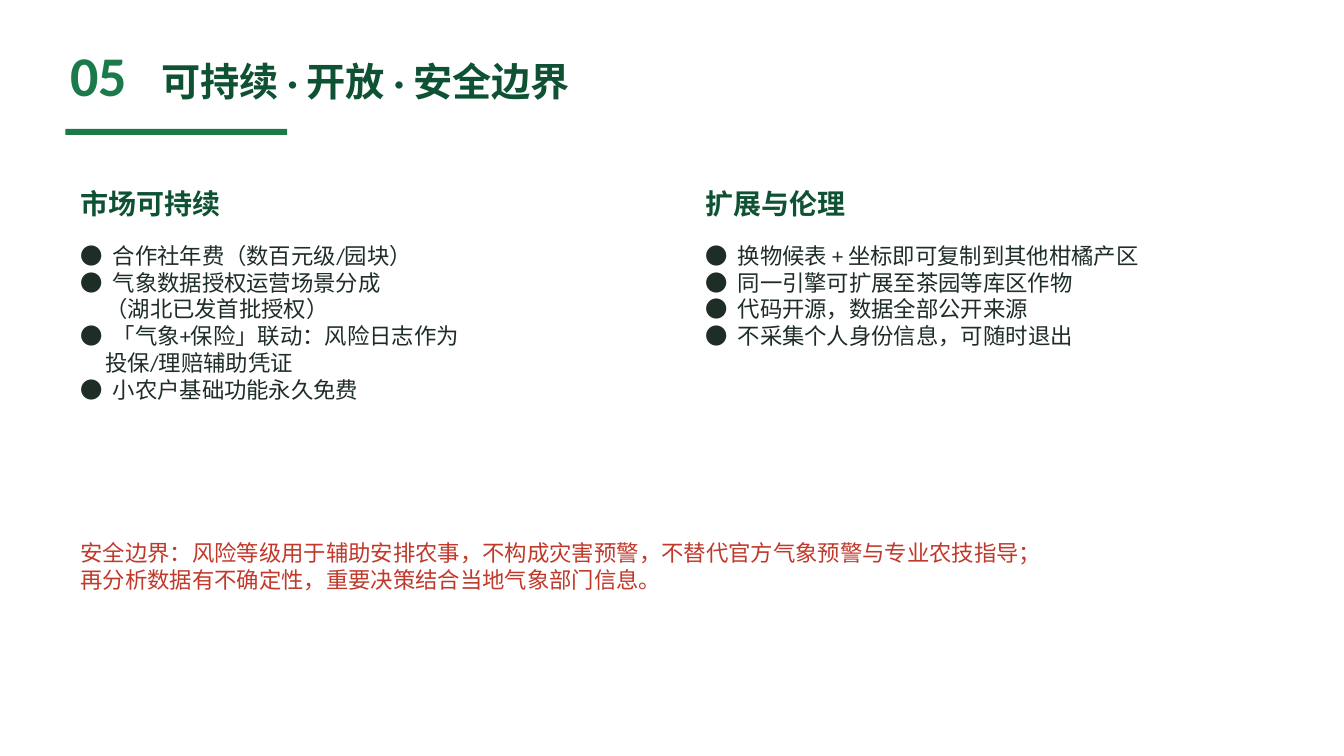
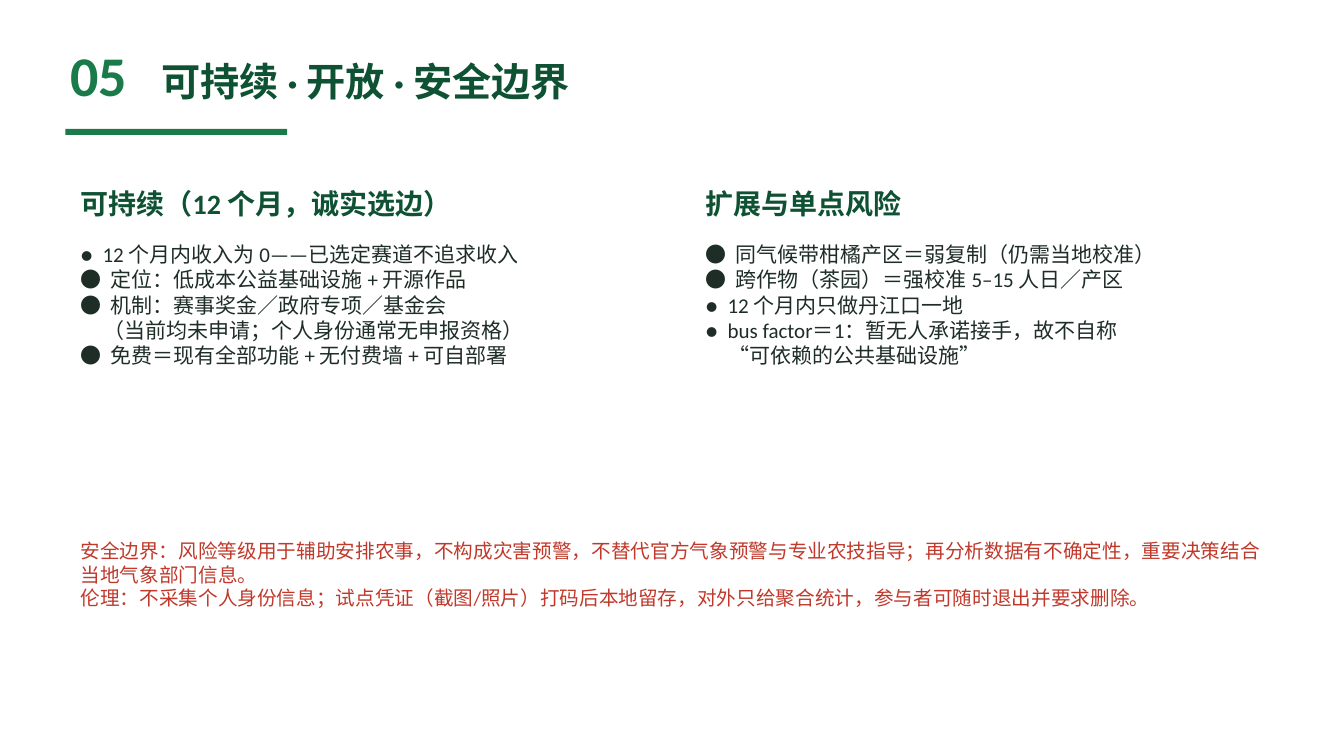
Before and after one commit to Pawnnwap/danju-zhihan, a slide deck: slide 6 of 丹橘知旱-参赛PPT.pptx. Drawn at 1344x756 pixels with LibreOffice and Linux fonts; fonts in the diff are those of the drawing. Boxes give left, top, right and bottom in pixels: in the first picture for what was removed or moved away, otherwise in the second. Text is boxed around its words. In the diff, an @@ line names an element or a change of style, - is before the commit and + after.

Commit message:
R3 对抗迭代：等价性闸门与十年基线落地，材料按评委质询逐条回写
- parity_check：JS↔Python 442 天逐日对拍 + 23 组阈值边界合成用例 + 物候表全年无洞（含闰日）
- 修真 bug：rain30 取整口径分叉、热害死分支、缺测日使干旱虚高（改为窗口不满30天不判级）、
  幼果期低温分级缺失致跨期跳两档、闰日 2/29 落兜底
- backtest.py 扩为四类风险镜像 + --fixture 离线复算 + --check 头条数字回归闸门
- 输入序列冻结入库（2016-2025 共3653天，记录实际格点与拉取时间），评审可离线复算
- baseline_stats：十年提示负担基线；休眠期照判则89.8%天数带级（证明不出级是噪声控制）；
  ET0 水分亏缺试验——直接OR并入会使膨大期重级由0天/年升至38天/年，故按物候期定标列入试点
- 时效归因不抢功：2022 首个重级由单日≥39℃触发，连续升级另贡献3天且在峰值之后
- app.js：12s超时+重试+返回契约校验、archive/forecast 分别降级、LLM与用户输入 HTML 转义、
  上下文补未来7天；smoke_app 烟测 load() 全流程
- docs/01-03+README+PPT 同步更正；Open-Meteo 免费层非商业条款与收费后成本入档；
  12个月收入为0、bus factor=1、退场触达边界、外部性分级确认回路、试点前置协议与凭证留存规则

```diff
--- a/丹橘知旱-参赛PPT.pptx
+++ b/丹橘知旱-参赛PPT.pptx
@@ text at box(80, 190, 451, 218): text changed @@
-市场可持续
+可持续（12 个月，诚实选边）
@@ text at box(705, 190, 901, 217): text changed @@
-扩展与伦理
+扩展与单点风险
@@ text at box(103, 244, 524, 365): text changed; size 16 to 15 pt @@
-● 合作社年费（数百元级/园块）
-● 气象数据授权运营场景分成
-（湖北已发首批授权）
-● 「气象+保险」联动：风险日志作为
-投保/理赔辅助凭证
-● 小农户基础功能永久免费
+● 12 个月内收入为 0——已选定赛道不追求收入
+● 定位：低成本公益基础设施 + 开源作品
+● 机制：赛事奖金／政府专项／基金会
+（当前均未申请；个人身份通常无申报资格）
+● 免费＝现有全部功能 + 无付费墙 + 可自部署
@@ text at box(728, 244, 1156, 365): text changed; size 16 to 15 pt @@
-● 换物候表 + 坐标即可复制到其他柑橘产区
-● 同一引擎可扩展至茶园等库区作物
-● 代码开源，数据全部公开来源
-● 不采集个人身份信息，可随时退出
+● 同气候带柑橘产区＝弱复制（仍需当地校准）
+● 跨作物（茶园）＝强校准 5–15 人日／产区
+● 12 个月内只做丹江口一地
+● bus factor＝1：暂无人承诺接手，故不自称
+“可依赖的公共基础设施”
@@ text at box(80, 541, 1259, 608): text changed; size 16 to 14 pt @@
-安全边界：风险等级用于辅助安排农事，不构成灾害预警，不替代官方气象预警与专业农技指导；
-再分析数据有不确定性，重要决策结合当地气象部门信息。
+安全边界：风险等级用于辅助安排农事，不构成灾害预警，不替代官方气象预警与专业农技指导；再分析数据有不确定性，重要决策结合当地气象部门信息。
+伦理：不采集个人身份信息；试点凭证（截图/照片）打码后本地留存，对外只给聚合统计，参与者可随时退出并要求删除。
```
Also in this commit, not shown: 2 other slides changed, 15 other files.
